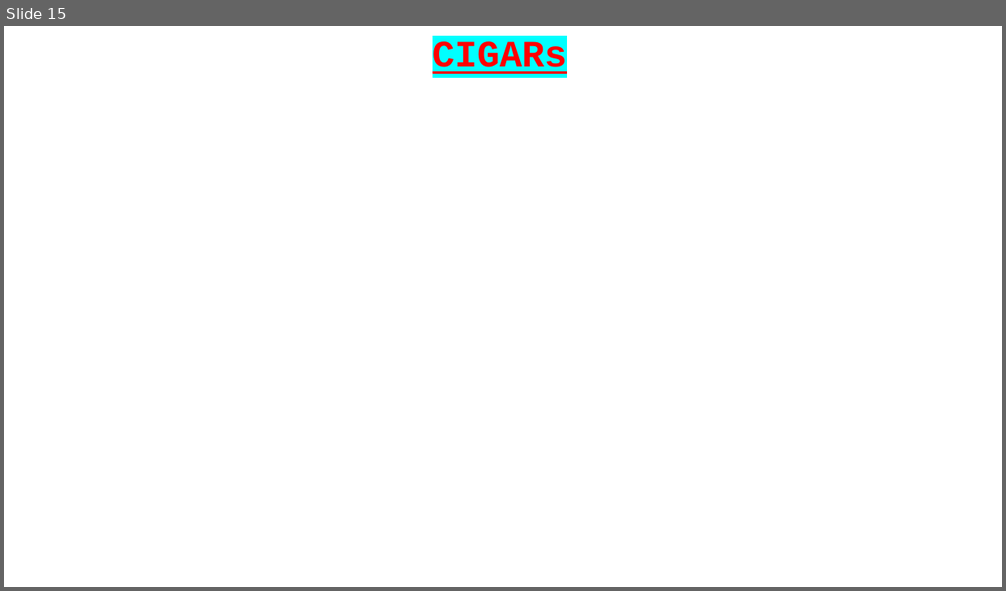
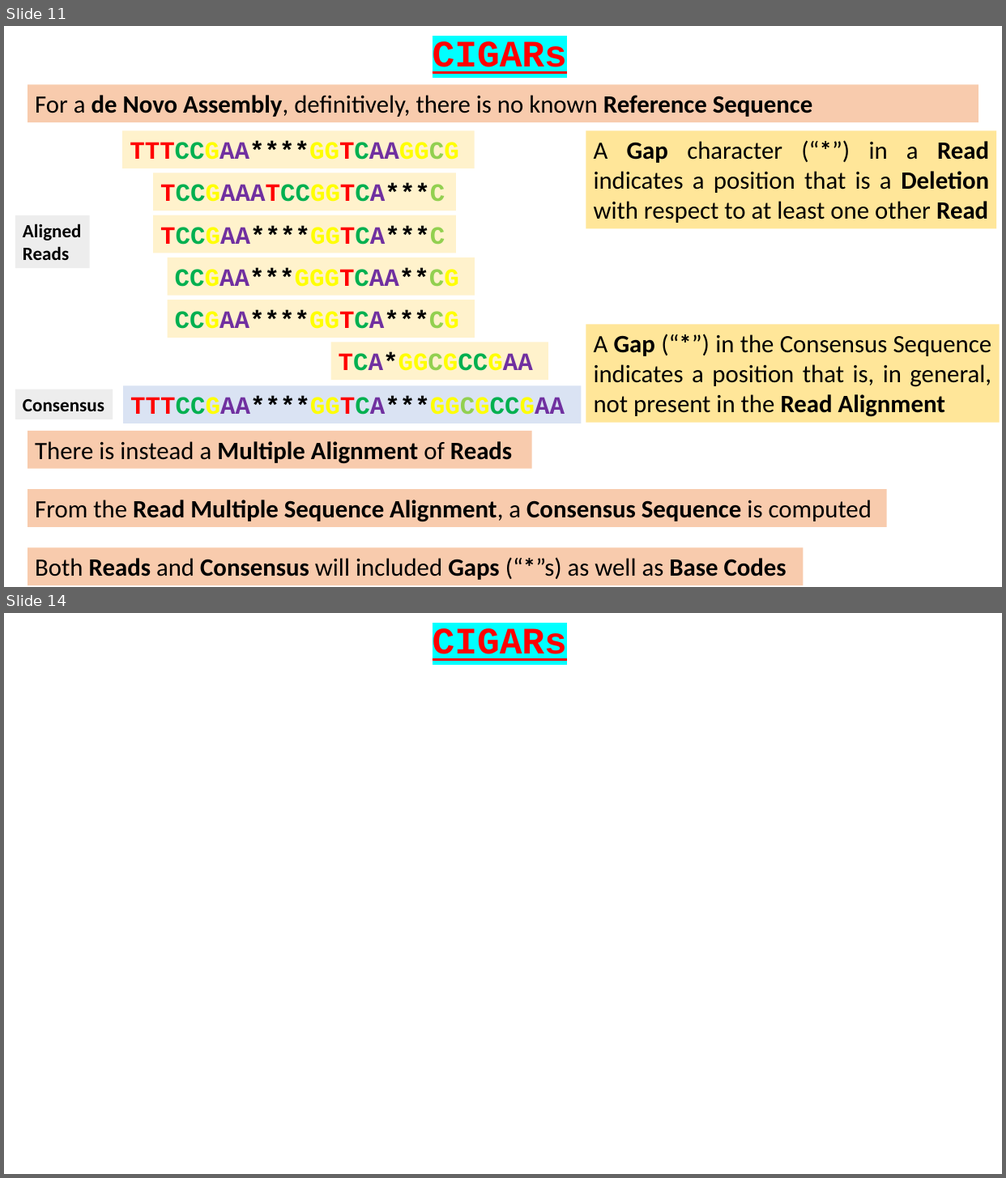
Before and after one commit to BioinformaticsTraining/Introduction-to-Bioinformatics, a slide deck: Flip Presentations/NGS_Intro/02-CIGARS/02-CIGARS.pptx. Shown one above the other, each under a label of ours: slide 15 before the commit, slides 11 and 14 after it; the slides between them are not shown. The pictures are 1006x591 and 1006x1178 pixels, drawn with LibreOffice and Linux fonts; fonts in the diff are those of the drawing. Boxes give left, top, right and bottom in pixels: in the first picture for what was removed or moved away, otherwise in the second. Text is boxed around its words. In the diff, an @@ line names an element or a change of style, - is before the commit and + after.

Commit message:
Nearly there with P!!
 Changes to be committed:
	modified:   Flip Presentations/NGS_Intro/02-CIGARS/02-CIGARS.pptx
	new file:   Flip Presentations/NGS_Intro/02-CIGARS/Materials/020024.full.pdf
	new file:   Flip Presentations/NGS_Intro/02-CIGARS/Materials/SAMv1.pdf

```diff
--- a/Flip Presentations/NGS_Intro/02-CIGARS/02-CIGARS.pptx
+++ b/Flip Presentations/NGS_Intro/02-CIGARS/02-CIGARS.pptx
@@ slide 11 added at (x1=4, y1=26, x2=1002, y2=587), background #FFFFFF @@
@@ text added at (x1=432, y1=41, x2=567, y2=74), 36 pt, text #FF0000, bold, underline @@
+CIGARs
@@ rectangle added at (x1=28, y1=84, x2=978, y2=122), fill #F8CBAD, 24 pt, text #000000 @@
+For a de Novo Assembly, definitively, there is no known Reference Sequence
@@ rectangle added at (x1=122, y1=130, x2=474, y2=169), fill #FFF2CC, 24 pt, text #FFFF00, bold @@
+TTTCCGAA****GGTCAAGGCG
@@ rectangle added at (x1=586, y1=130, x2=997, y2=228), fill #FFE699, 24 pt, text #000000 @@
+A Gap character (“*”) in a Read indicates a position that is a Deletion with respect to at least one other Read
@@ rectangle added at (x1=153, y1=173, x2=456, y2=210), fill #FFF2CC, 24 pt, text #00B050, bold @@
+TCCGAAATCCGGTCA***C
@@ rectangle added at (x1=15, y1=216, x2=89, y2=268), fill #EDEDED, 18 pt, text #000000, bold @@
+Aligned
+Reads
@@ rectangle added at (x1=153, y1=216, x2=456, y2=253), fill #FFF2CC, 24 pt, text #000000, bold @@
+TCCGAA****GGTCA***C
@@ rectangle added at (x1=167, y1=258, x2=474, y2=296), fill #FFF2CC, 24 pt, text #FFFF00, bold @@
+CCGAA***GGGTCAA**CG
@@ rectangle added at (x1=167, y1=300, x2=474, y2=337), fill #FFF2CC, 24 pt, text #000000, bold @@
+CCGAA****GGTCA***CG
@@ rectangle added at (x1=586, y1=325, x2=999, y2=423), fill #FFE699, 24 pt, text #000000 @@
+A Gap (“*”) in the Consensus Sequence indicates a position that is, in general, not present in the Read Alignment
@@ rectangle added at (x1=331, y1=343, x2=549, y2=380), fill #FFF2CC, 24 pt, text #FFFF00, bold @@
+TCA*GGCGCCGAA
@@ rectangle added at (x1=15, y1=389, x2=113, y2=419), fill #EDEDED, 18 pt, text #000000, bold @@
+Consensus
@@ rectangle added at (x1=123, y1=386, x2=582, y2=424), fill #DAE3F3, 24 pt, text #FFFF00, bold @@
+TTTCCGAA****GGTCA***GGCGCCGAA
@@ rectangle added at (x1=28, y1=431, x2=533, y2=468), fill #F8CBAD, 24 pt, text #000000, bold @@
+There is instead a Multiple Alignment of Reads
@@ rectangle added at (x1=28, y1=489, x2=888, y2=527), fill #F8CBAD, 24 pt, text #000000, bold @@
+From the Read Multiple Sequence Alignment, a Consensus Sequence is computed
@@ rectangle added at (x1=28, y1=548, x2=803, y2=586), fill #F8CBAD, 24 pt, text #000000 @@
+Both Reads and Consensus will included Gaps (“*”s) as well as Base Codes
@@ what was slide 15 is now slide 14 @@
```
Also in this commit, not shown: 3 slides changed, 14 other slides added, 2 slides removed, 2 other files.
